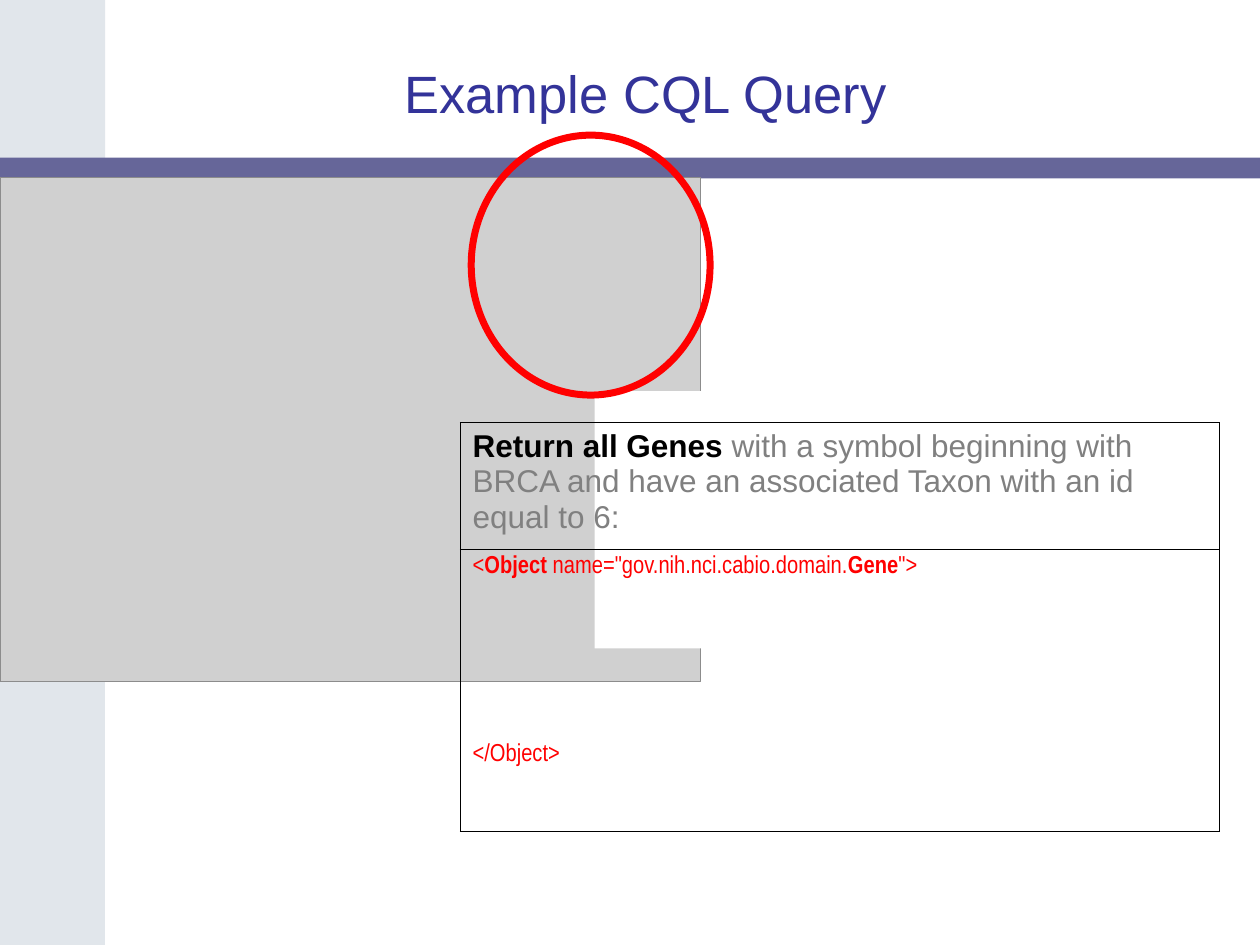
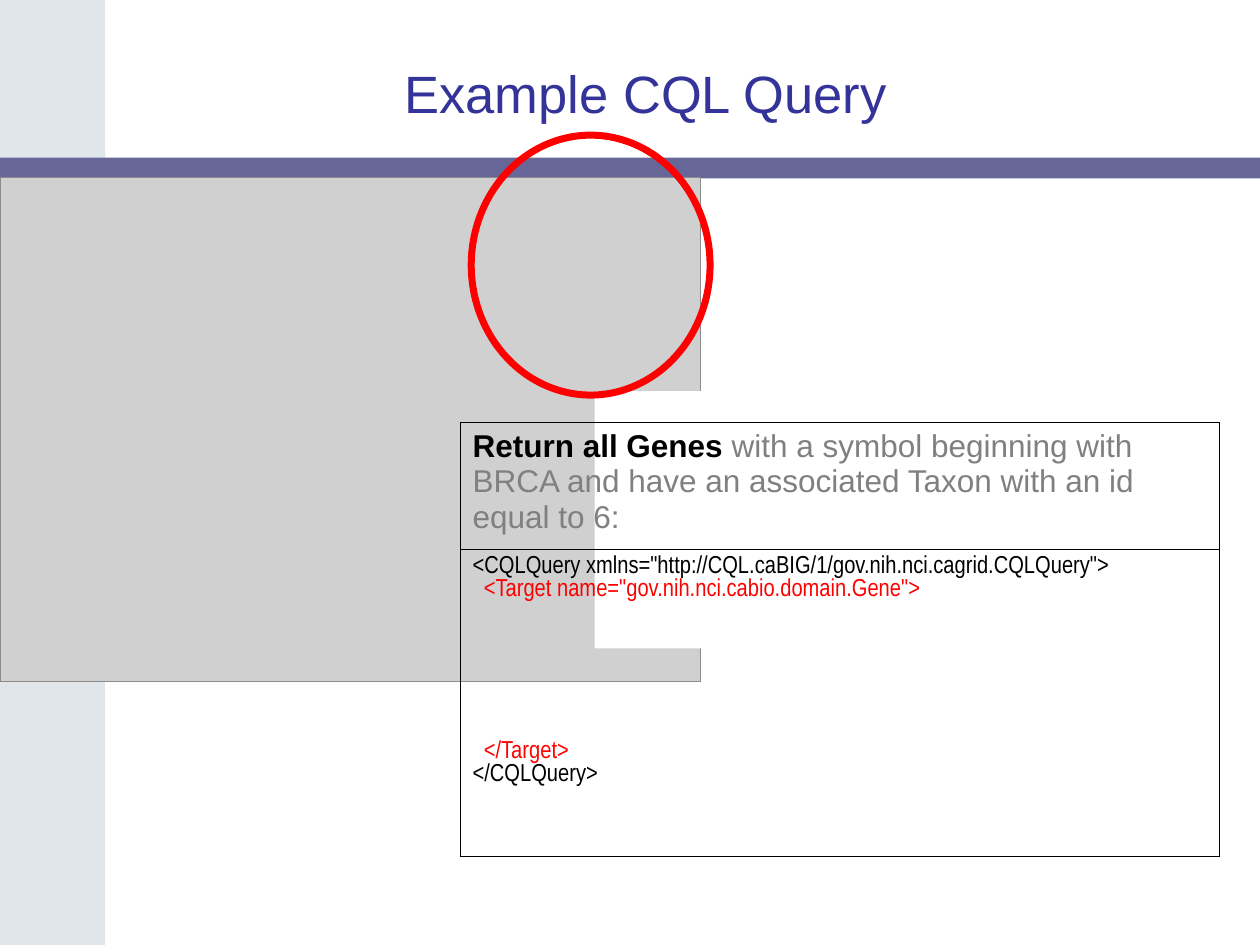
Before and after one commit to NCIP/cagrid-docs, a slide deck: slide 25 of docs/DataService/Slides/caGrid-1.0-Data-Services-20060605.ppt. Drawn at 1260x945 pixels with LibreOffice and Linux fonts; fonts in the diff are those of the drawing; grey boxes stand for pictures; background and template pictures are left out. Boxes give left, top, right and bottom in pixels: in the first picture for what was removed or moved away, otherwise in the second. Text is boxed around its words. In the diff, an @@ line names an element or a change of style, - is before the commit and + after.

```diff
--- a/docs/DataService/Slides/caGrid-1.0-Data-Services-20060605.ppt
+++ b/docs/DataService/Slides/caGrid-1.0-Data-Services-20060605.ppt
@@ table at [460, 422, 1218, 854] @@
@@ row 2, column 1: "<Object name="gov.nih.nci.cabio.domain.Gene"> / </Object>" to "<CQLQuery xmlns="http://CQL.caBIG/1/gov.nih.nci.cagrid.CQLQuery"> / <Target name="gov.nih.nci.cabio.domain.Gene"> / </Target> / </CQLQuery>" @@
```
Also in this commit, not shown: 3 other slides changed.
